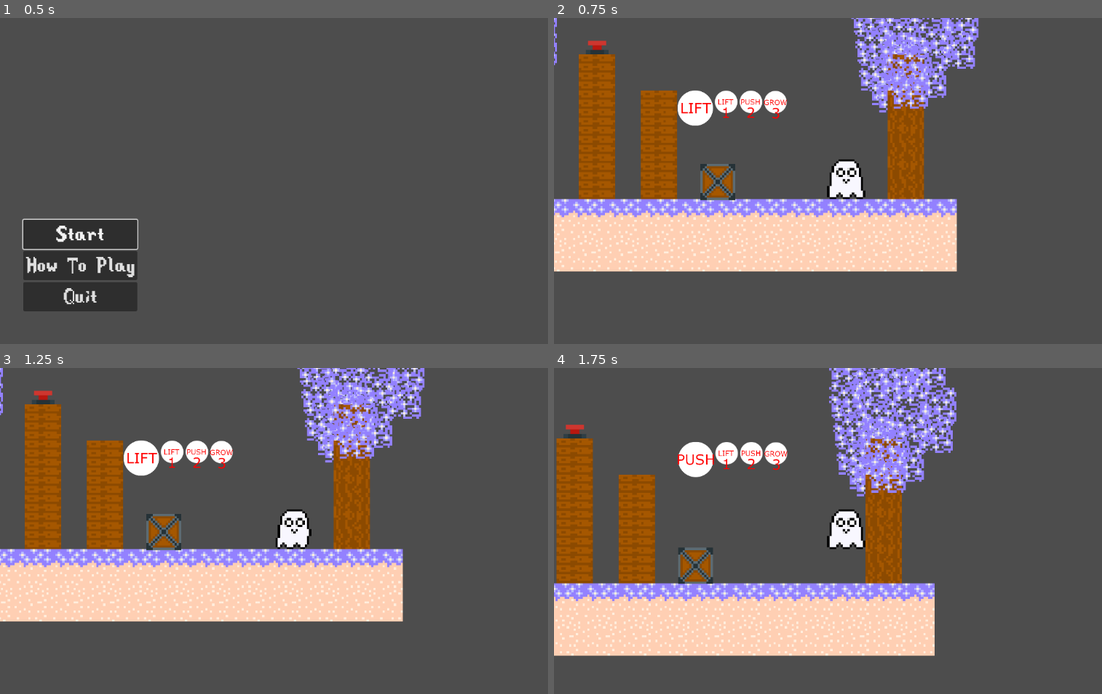
Above: before the commit, frames 1-4 (two rows, left to right).
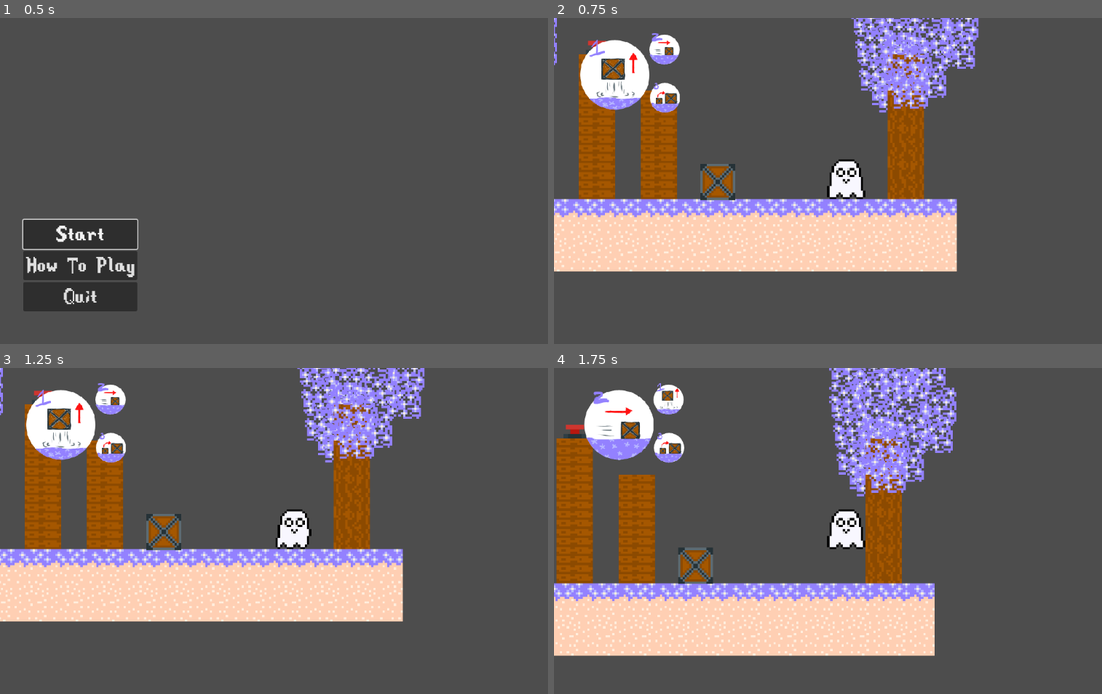
Above: after the commit, the same moments.

Repository: IonelPopJara/Game
Game: Godot game, scene res://Scenes/menu.tscn
The game is run twice, just before and just after one commit, with the same random seed, the same clock (stepped at 60 frames per second) and the same inputs.
Inputs (mouse positions are in pixels of both pictures, inside the frame that each line leads up to):
- Up to frame 1 (0.5 s): no input
- Up to frame 2 (0.75 s): click "Start" at 0.5 s
- Up to frame 3 (1.25 s): no input
- Up to frame 4 (1.75 s): tap Enter at 1.25 s; move the mouse to (970, 514) at 1.27 s; hold D (move_right) from 1.28 s (still down); tap 1 (whisper_1) at 1.35 s; tap Space (jump) at 1.52 s; tap 2 (whisper_2) at 1.55 s

Frame 1 is identical in both runs. In frame 2, 4.2% of the frame differs, in the area x 4-43%, y 4-34%; in frame 3, 4.2%; in frame 4, 4.2%, in the area x 5-43%, y 4-34%.

Commit message:
Change whisper UI

Diff:
--- a/Scenes/Camera2D.gd
+++ b/Scenes/Camera2D.gd
@@ -3,21 +3,14 @@
 
 # Called when the node enters the scene tree for the first time.
 func _ready():
-	$Skill2.scale.y = 0
-	$Skill3.scale.y = 0
+	$AnimationPlayer.play("Skill1")
 
 
 # Called every frame. 'delta' is the elapsed time since the previous frame.
 func _process(_delta):
 	if Input.is_action_just_pressed("whisper_1"):
-		$Skill1.scale.y = 1
-		$Skill2.scale.y = 0
-		$Skill3.scale.y = 0
+		$AnimationPlayer.play("Skill1")
 	if Input.is_action_just_pressed("whisper_2"):
-		$Skill1.scale.y = 0
-		$Skill2.scale.y = 1
-		$Skill3.scale.y = 0
+		$AnimationPlayer.play("Skill2")
 	if Input.is_action_just_pressed("whisper_3"):
-		$Skill1.scale.y = 0
-		$Skill2.scale.y = 0
-		$Skill3.scale.y = 1
+		$AnimationPlayer.play("Skill3")
--- a/Scenes/Player.tscn
+++ b/Scenes/Player.tscn
@@ -1,15 +1,84 @@
-[gd_scene load_steps=13 format=3 uid="uid://c4w1ktg8blxt6"]
+[gd_scene load_steps=16 format=3 uid="uid://c4w1ktg8blxt6"]
 
 [ext_resource type="Script" path="res://Scenes/CharacterBody2D.gd" id="1_rkpo7"]
 [ext_resource type="Texture2D" uid="uid://j16w8iyg54px" path="res://Sprites/ghost-spritesheet.png" id="2_eujfl"]
 [ext_resource type="Script" path="res://Scenes/Camera2D.gd" id="3_js3no"]
 [ext_resource type="PackedScene" uid="uid://d07a3jnhre3n2" path="res://Scenes/whisper_gun.tscn" id="3_vnob7"]
-[ext_resource type="Texture2D" uid="uid://bwppug44tecuv" path="res://Sprites/skill2.png" id="5_auat7"]
-[ext_resource type="Texture2D" uid="uid://uvlkd64a47e0" path="res://Sprites/skill1.png" id="5_ufhqs"]
-[ext_resource type="Texture2D" uid="uid://bcblanbpok8x0" path="res://Sprites/skill3.png" id="6_uvjqq"]
+[ext_resource type="Texture2D" uid="uid://crte0gkotep4p" path="res://Sprites/whisper-ui.png" id="7_k6wfx"]
 
 [sub_resource type="RectangleShape2D" id="RectangleShape2D_wwbbs"]
 size = Vector2(170, 178)
+
+[sub_resource type="Animation" id="Animation_5qjhc"]
+resource_name = "Skill1"
+length = 0.5
+tracks/0/type = "value"
+tracks/0/imported = false
+tracks/0/enabled = true
+tracks/0/path = NodePath("Skill:frame")
+tracks/0/interp = 1
+tracks/0/loop_wrap = true
+tracks/0/keys = {
+"times": PackedFloat32Array(0),
+"transitions": PackedFloat32Array(1),
+"update": 1,
+"values": [0]
+}
+
+[sub_resource type="Animation" id="Animation_6r73y"]
+length = 0.001
+tracks/0/type = "value"
+tracks/0/imported = false
+tracks/0/enabled = true
+tracks/0/path = NodePath("Skill:frame")
+tracks/0/interp = 1
+tracks/0/loop_wrap = true
+tracks/0/keys = {
+"times": PackedFloat32Array(0),
+"transitions": PackedFloat32Array(1),
+"update": 1,
+"values": [0]
+}
+
+[sub_resource type="Animation" id="Animation_xiquq"]
+resource_name = "Skill2"
+length = 0.5
+tracks/0/type = "value"
+tracks/0/imported = false
+tracks/0/enabled = true
+tracks/0/path = NodePath("Skill:frame")
+tracks/0/interp = 1
+tracks/0/loop_wrap = true
+tracks/0/keys = {
+"times": PackedFloat32Array(0),
+"transitions": PackedFloat32Array(1),
+"update": 1,
+"values": [1]
+}
+
+[sub_resource type="Animation" id="Animation_rlbrb"]
+resource_name = "Skill3"
+length = 0.5
+tracks/0/type = "value"
+tracks/0/imported = false
+tracks/0/enabled = true
+tracks/0/path = NodePath("Skill:frame")
+tracks/0/interp = 1
+tracks/0/loop_wrap = true
+tracks/0/keys = {
+"times": PackedFloat32Array(0),
+"transitions": PackedFloat32Array(1),
+"update": 1,
+"values": [2]
+}
+
+[sub_resource type="AnimationLibrary" id="AnimationLibrary_5472m"]
+_data = {
+"RESET": SubResource("Animation_6r73y"),
+"Skill1": SubResource("Animation_5qjhc"),
+"Skill2": SubResource("Animation_xiquq"),
+"Skill3": SubResource("Animation_rlbrb")
+}
 
 [sub_resource type="Animation" id="Animation_ytedp"]
 tracks/0/type = "value"
@@ -82,17 +151,17 @@
 zoom = Vector2(0.45, 0.45)
 script = ExtResource("3_js3no")
 
-[node name="Skill1" type="Sprite2D" parent="Camera2D"]
-position = Vector2(-507, -325)
-texture = ExtResource("5_ufhqs")
+[node name="AnimationPlayer" type="AnimationPlayer" parent="Camera2D"]
+libraries = {
+"": SubResource("AnimationLibrary_5472m")
+}
 
-[node name="Skill2" type="Sprite2D" parent="Camera2D"]
-position = Vector2(-505, -319)
-texture = ExtResource("5_auat7")
-
-[node name="Skill3" type="Sprite2D" parent="Camera2D"]
-position = Vector2(-503, -326)
-texture = ExtResource("6_uvjqq")
+[node name="Skill" type="Sprite2D" parent="Camera2D"]
+texture_filter = 1
+position = Vector2(-922, -475)
+scale = Vector2(1.96992, 1.99)
+texture = ExtResource("7_k6wfx")
+hframes = 3
 
 [node name="Whisper Gun" parent="." instance=ExtResource("3_vnob7")]
 
--- a/Scenes/tutorial.tscn
+++ /dev/null
@@ -1,3 +0,0 @@
-[gd_scene format=3 uid="uid://yiea314ugy21"]
-
-[node name="Tutorial" type="Node2D"]
Binary file removed: Sprites/ghost.png
Not shown, removed: Sprites/ghost.png.import
Binary file removed: Sprites/ghost2.png
Not shown, removed: Sprites/ghost2.png.import
Binary file removed: Sprites/kirby-small.png
Binary file removed: Sprites/minecraft.jpg
Not shown, removed: Sprites/minecraft.jpg.import
Binary file added: Sprites/whisper-ui.png
Not shown, changed: Sprites/whisper-ui.png.import
